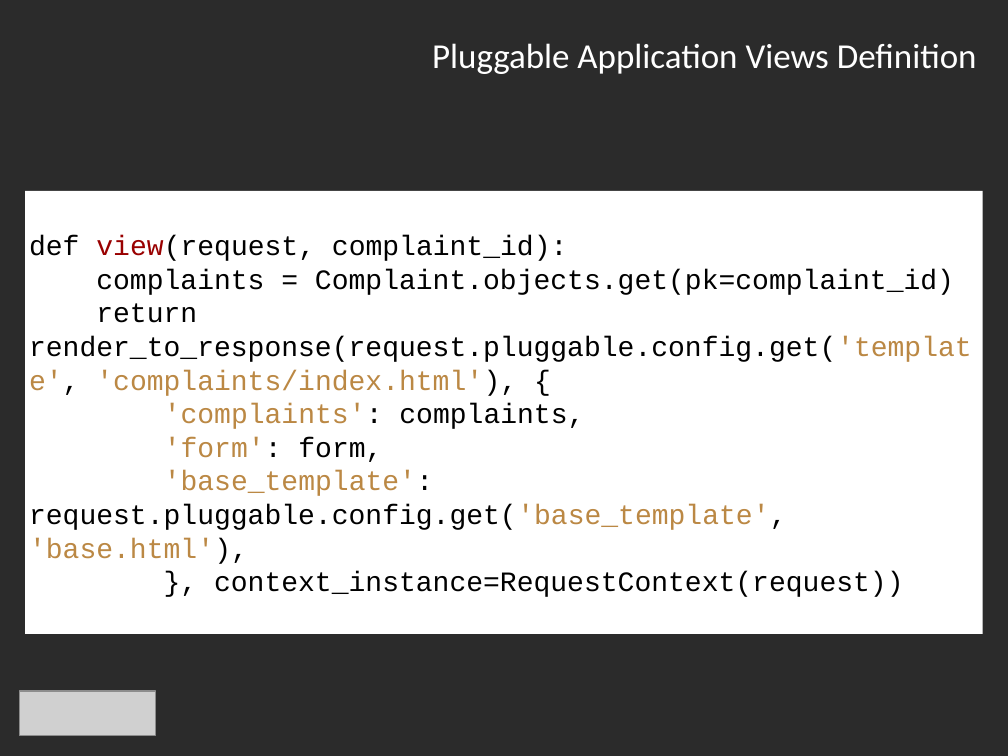
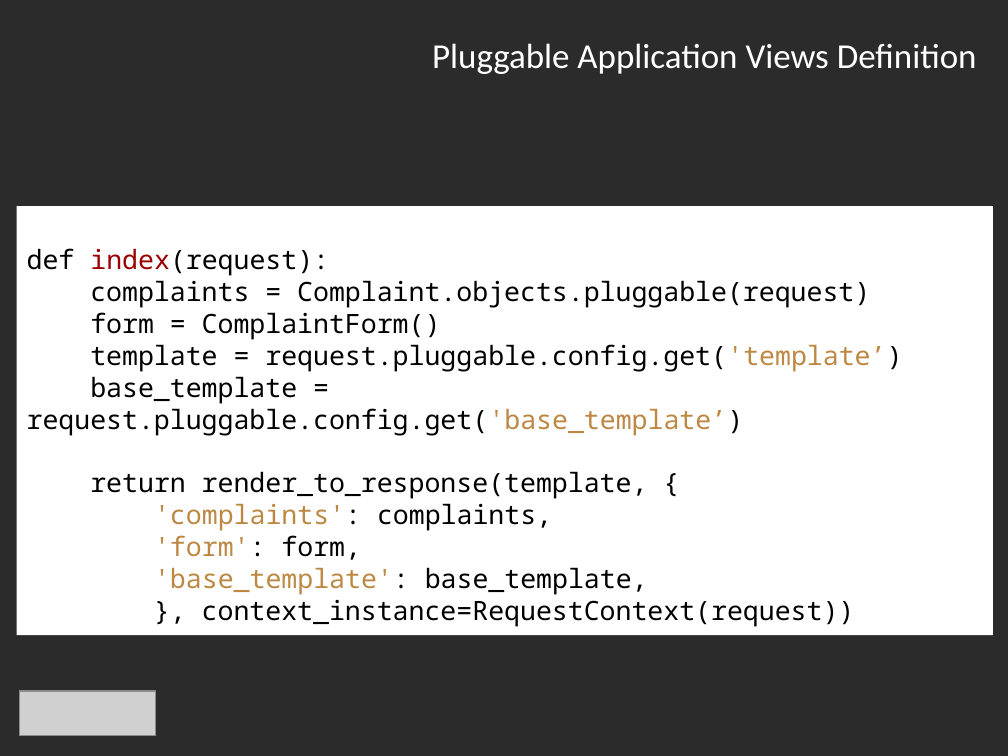
Before and after one commit to nowells/django-pluggables, a slide deck: slide 23 of docs/djangocon-09-presentation-shawnr-nowells.pptx. Drawn at 1008x756 pixels with LibreOffice and Linux fonts; fonts in the diff are those of the drawing; grey boxes stand for pictures; background and template pictures are left out; a plain dark background stands for a picture behind light text. Boxes give left, top, right and bottom in pixels: in the first picture for what was removed or moved away, otherwise in the second. Text is boxed around its words. In the diff, an @@ line names an element or a change of style, - is before the commit and + after.

Commit message:
Upadate djangocon slides.

```diff
--- a/docs/djangocon-09-presentation-shawnr-nowells.pptx
+++ b/docs/djangocon-09-presentation-shawnr-nowells.pptx
@@ rectangle "def index(request):": place and size @@
-rectangle "def index(request):" at (25, 191, 983, 633)
+rectangle "def index(request):" at (17, 206, 994, 635)
@@ rectangle "def index(request):" at (17, 206, 994, 635): vertical alignment middle to top @@
@@ text in rectangle at (27, 248, 902, 499): text changed; size 20 to 19 pt; font Courier New to Noto Sans Mono @@
-def view(request, complaint_id):
-complaints = Complaint.objects.get(pk=complaint_id)
-return render_to_response(request.pluggable.config.get('template', 'complaints/index.html'), {
+def index(request):
+complaints = Complaint.objects.pluggable(request)
+form = ComplaintForm()
+template = request.pluggable.config.get('template’)
+base_template = request.pluggable.config.get('base_template’)
+return render_to_response(template, {
@@ text in rectangle at (154, 503, 855, 627): size 20 to 19 pt, font Courier New to Noto Sans Mono in "'complaints': complaints,", "'form': form,", "}, context_instance=RequestContext(request))"; text colour #BB8844 to #BC8844 in "'complaints':", "'form':" @@
@@ text in rectangle at (154, 567, 648, 595): text changed; size 20 to 19 pt; font Courier New to Noto Sans Mono; text colour #BB8844 to #BC8844 @@
-'base_template': request.pluggable.config.get('base_template', 'base.html'),
+'base_template': base_template,
```
